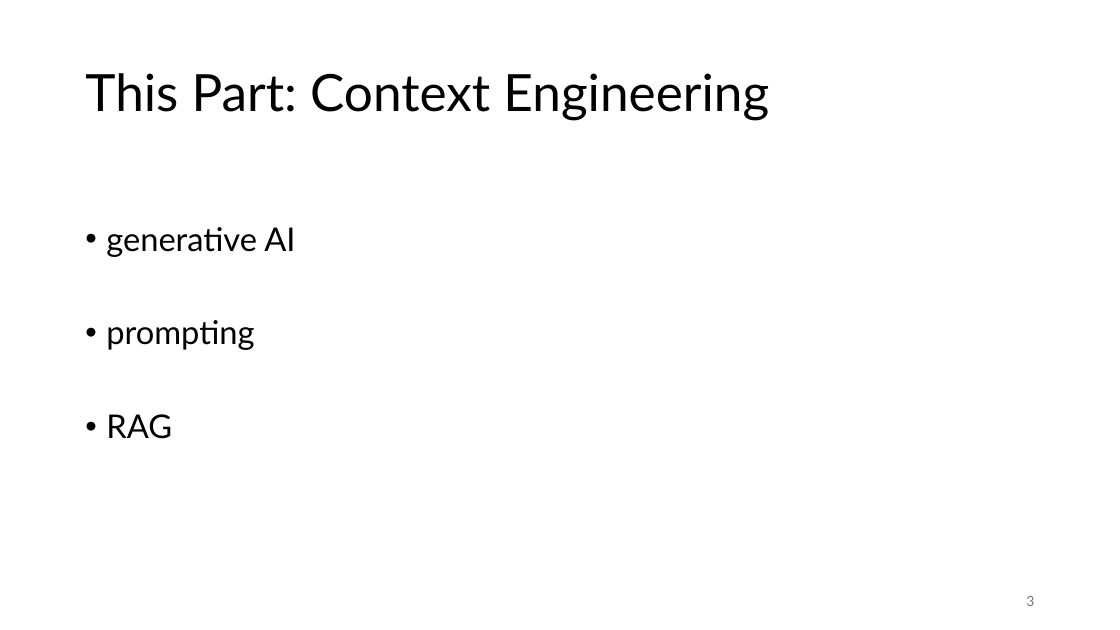
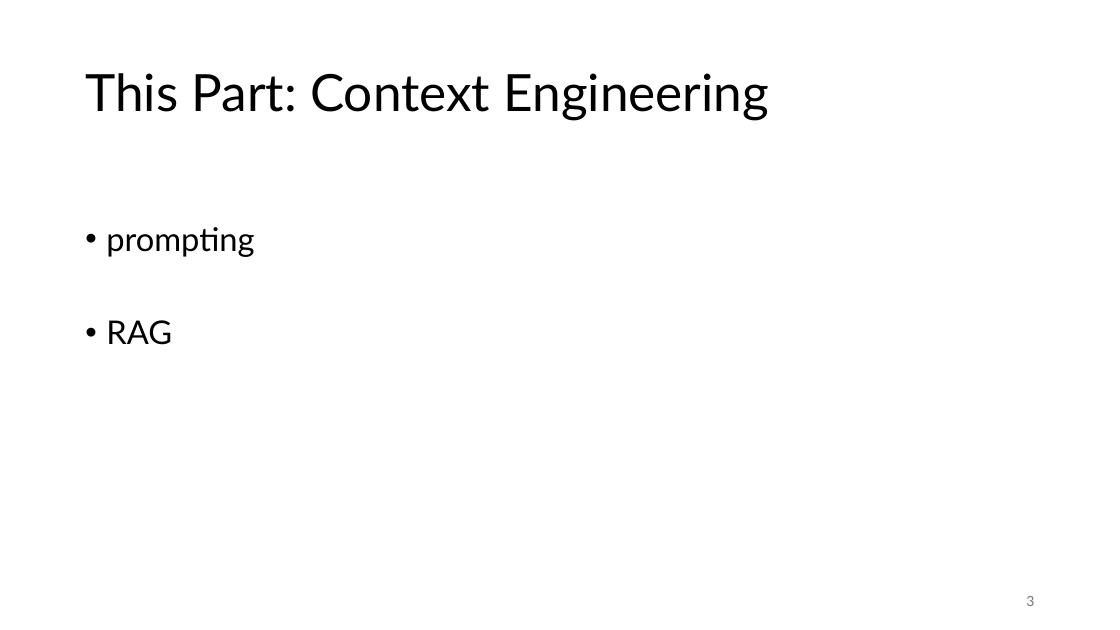
Before and after one commit to FelixWick/language_models, a slide deck: slide 3 of slides/4_context_engineering.pptx. Drawn at 1120x630 pixels with LibreOffice and Linux fonts; fonts in the diff are those of the drawing. Boxes give left, top, right and bottom in pixels: in the first picture for what was removed or moved away, otherwise in the second. Text is boxed around its words. In the diff, an @@ line names an element or a change of style, - is before the commit and + after.

```diff
--- a/slides/4_context_engineering.pptx
+++ b/slides/4_context_engineering.pptx
@@ text at (106, 227, 295, 257): paragraph removed @@
-• generative AI
```
Also in this commit, not shown: 1 other slide changed, 2 slides removed, 5 other files.
